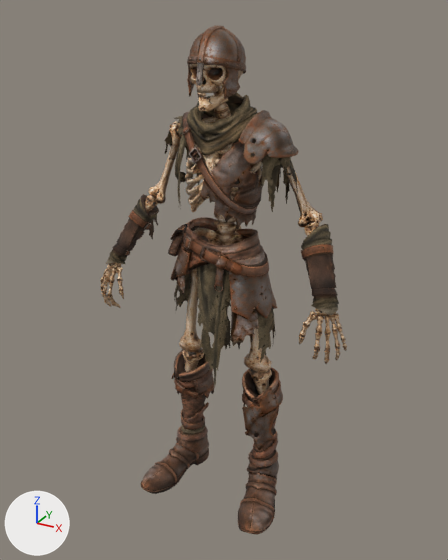
Renders of the FBX model skeletons/Assets/UndeadLegion/Models/SkeletonArcher/SK_SkeletonArcher.fbx from each side of a commit.
Rendered twice from a camera (50 mm lens) standing at (0.979, -1.752, 1.773) and looking at (0.017, -0.003, 0.898). Arrows for +X, +Y and +Z are at lower left; the lights stay in place. The first picture is the older version. Where no turn or scale is listed for an object, it has been applied to the vertices.

Names of what the first picture shows: 'Body', 'Boot_L', 'Boot_R', 'Chest', 'Glove_L', 'Glove_R', 'Helm', 'Skirt'.
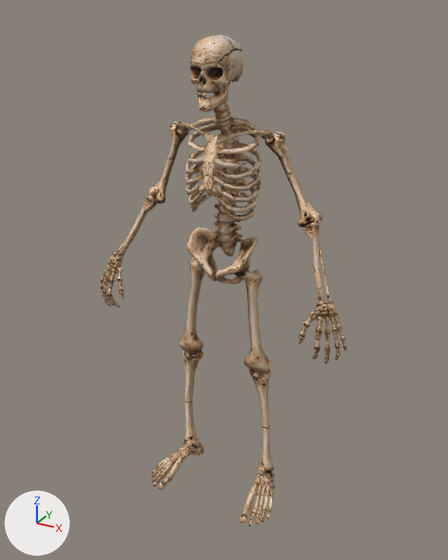
The change, as JSON lines over the scene's bpy script:
```json
{"op": "remove", "block": "ob_helm", "code": ["ob_helm = bpy.data.objects.new('Helm', me_helm_001)", "ob_helm.location = (0.0, 0.0, 0.0)"]}
{"op": "remove", "block": "ob_glove_l", "code": ["ob_glove_l = bpy.data.objects.new('Glove_L', me_glove_l_001)", "ob_glove_l.location = (0.0, 0.0, 0.0)"]}
{"op": "remove", "block": "ob_boot_l", "code": ["ob_boot_l = bpy.data.objects.new('Boot_L', me_boot_l_001)", "ob_boot_l.location = (0.0, 0.0, 0.0)"]}
{"op": "remove", "block": "ob_boot_r", "code": ["ob_boot_r = bpy.data.objects.new('Boot_R', me_boot_r_001)", "ob_boot_r.location = (0.0, 0.0, 0.0)"]}
{"op": "remove", "block": "ob_chest", "code": ["ob_chest = bpy.data.objects.new('Chest', me_chest_001)", "ob_chest.location = (0.0, 0.0, 0.0)"]}
{"op": "remove", "block": "ob_skirt", "code": ["ob_skirt = bpy.data.objects.new('Skirt', me_skirt_001)", "ob_skirt.location = (0.0, 0.0, 0.0)"]}
{"op": "remove", "block": "ob_glove_r", "code": ["ob_glove_r = bpy.data.objects.new('Glove_R', me_glove_r_001)", "ob_glove_r.location = (0.0, 0.0, 0.0)"]}
```

Where the change shows, as pixel boxes (x1, y1, x2, y2) in the pictures (448 x 560 px):
```json
{"object": "Skirt", "change": "deleted", "before": [168, 217, 277, 385], "on screen": "brown"}
{"object": "Chest", "change": "deleted", "before": [164, 92, 298, 230], "on screen": "brown"}
{"object": "Boot_L", "change": "deleted", "before": [238, 368, 283, 534], "on screen": "brown"}
{"object": "Boot_R", "change": "deleted", "before": [140, 349, 214, 494], "on screen": "brown"}
{"object": "Helm", "change": "deleted", "before": [187, 25, 246, 99], "on screen": "brown"}
{"object": "Glove_L", "change": "deleted", "before": [301, 224, 339, 315], "on screen": "brown"}
{"object": "Glove_R", "change": "deleted", "before": [106, 194, 159, 264], "on screen": "brown"}
{"object": "Body", "change": "unchanged, uncovered by the edit", "before": [101, 64, 347, 394], "after": [101, 35, 347, 526]}
```
